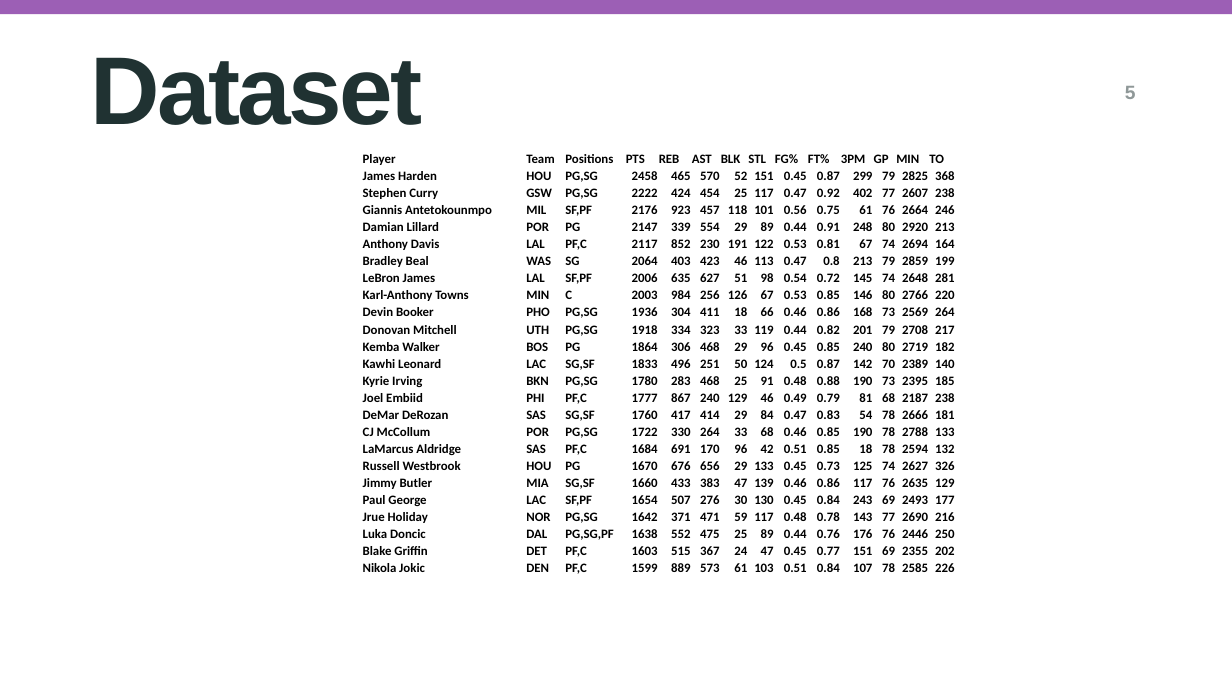
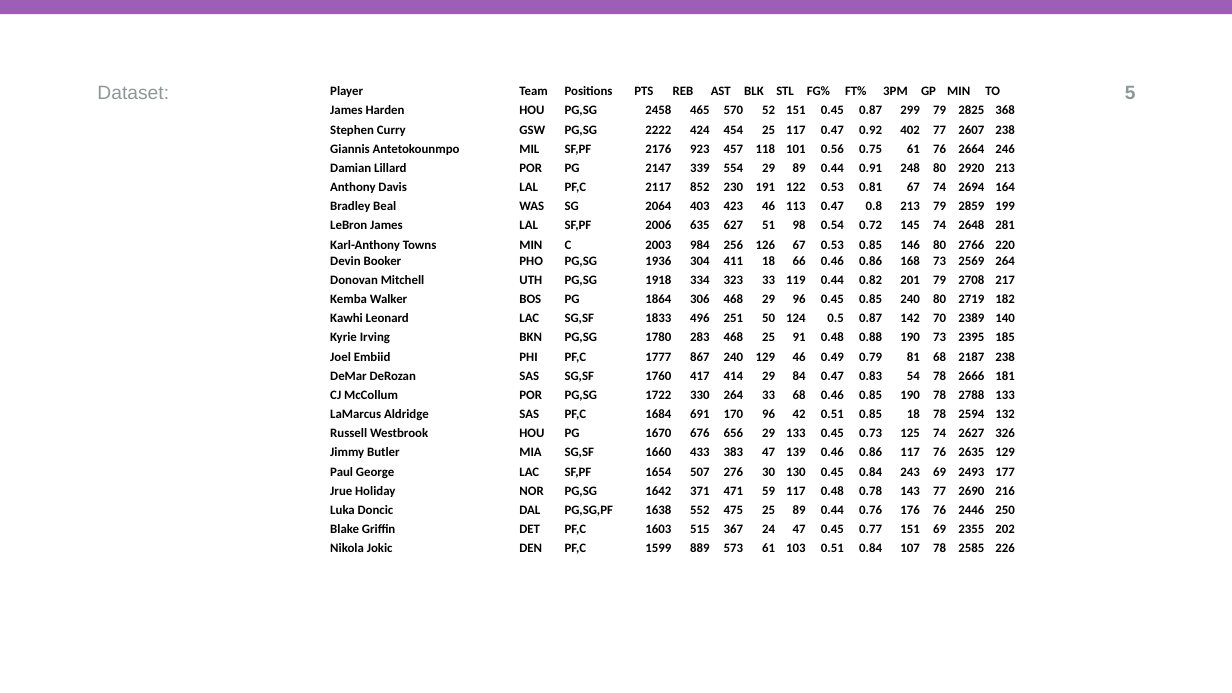
Before and after one commit to mohamaddirani/NBA_Fantasy_Research, a slide deck: slide 5 of RQ&Variables/reseach_question_presentation_template.pptx. Drawn at 1232x693 pixels with LibreOffice and Linux fonts; fonts in the diff are those of the drawing; background and template pictures are left out. Boxes give left, top, right and bottom in pixels: in the first picture for what was removed or moved away, otherwise in the second. Text is boxed around its words. In the diff, an @@ line names an element or a change of style, - is before the commit and + after.

```diff
--- a/RQ&Variables/reseach_question_presentation_template.pptx
+++ b/RQ&Variables/reseach_question_presentation_template.pptx
@@ text at bbox=[97, 86, 169, 99]: text changed; size 75 to 15 pt; text colour #203232 to #8F9898; bold off @@
-Dataset
+Dataset:
@@ table: place and size @@
-table at bbox=[362, 150, 957, 578]
+table at bbox=[330, 80, 1015, 558]
```
Also in this commit, not shown: 3 other slides changed, 6 other files.
